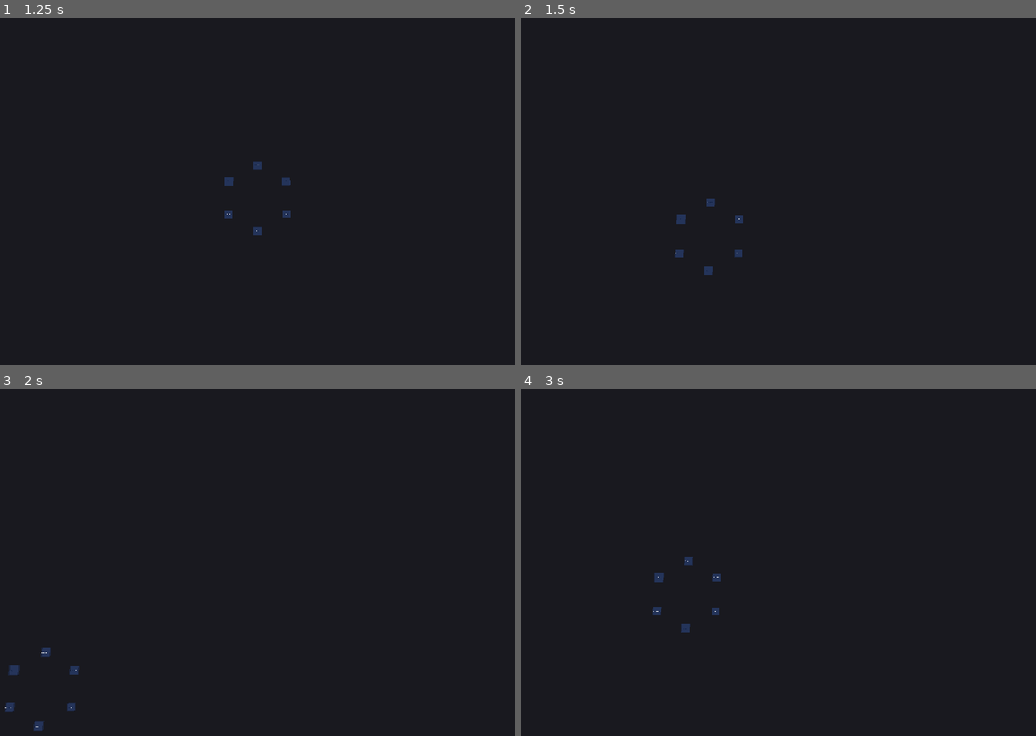
Above: before the commit, frames 1-4 (two rows, left to right).
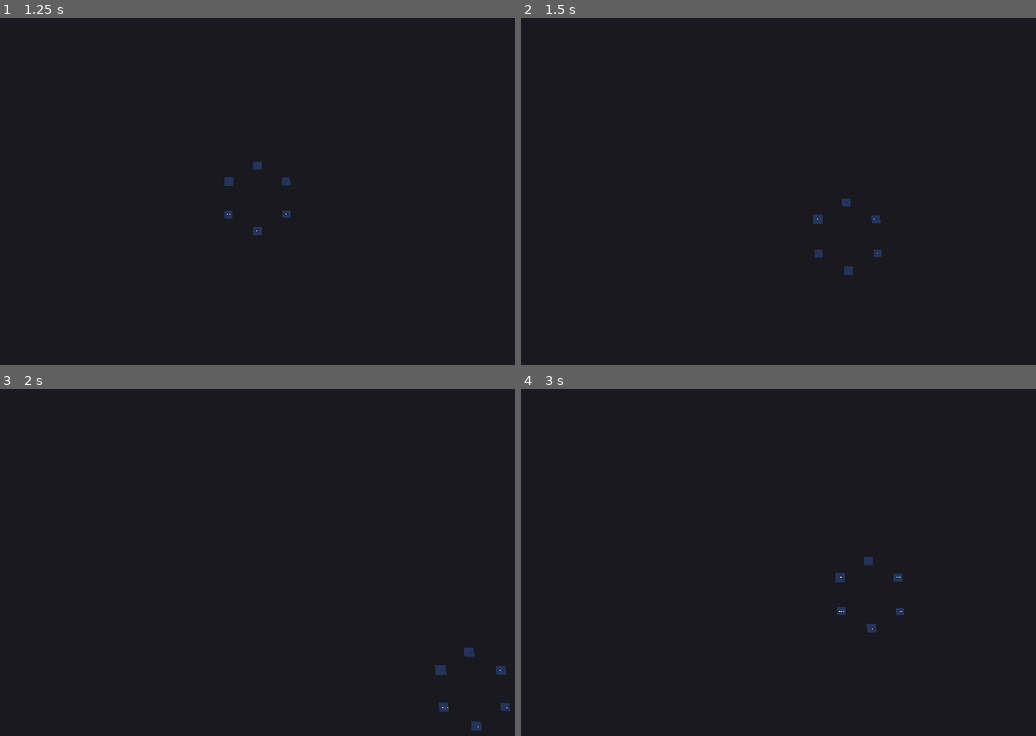
Above: after the commit, the same moments.

Repository: jsell-rh/test-code-vis
Game: Godot game, scene res://scenes/main.tscn
Two runs of this game, one before a commit and one after it. Both use one fixed random seed, a clock stepped at 60 frames per second and the inputs below.
Inputs (mouse positions are in pixels of both pictures, inside the frame that each line leads up to):
- Up to frame 1 (1.25 s): tap Enter at 0.5 s; move the mouse to (396, 177) at 0.52 s; click (396, 177) at 0.67 s
- Up to frame 2 (1.5 s): tap Space at 1.25 s; drag from (649, 215) to (747, 267) at 1.27 s
- Up to frame 3 (2 s): no input
- Up to frame 4 (3 s): tap Enter at 2 s; move the mouse to (840, 489) at 2.02 s; click (840, 489) at 2.17 s; tap Space at 2.75 s; drag from (747, 638) to (587, 513) at 2.77 s

Frame 1 is identical in both runs. In frame 2, 0.5% of the frame differs, in the area x 29-71%, y 52-75%; in frame 3, 0.6%, in the area x 0-100%, y 74-99%; in frame 4, 0.5%.

Commit message:
fix(task-024): correct pan direction to match Google Maps convention
The pan implementation had the X-axis sign inverted: dragging left was
moving the pivot left (scene moves right), opposite to Google Maps style.

Fix: negate the right-vector term so drag left → pivot moves right →
camera moves right → scene shifts left (same direction as drag).

Also adds sign-chain derivation comments to all direction/sign-convention
test functions as required by check-direction-test-derivations.sh.

Spec-Ref: specs/prototype/ux-polish.spec.md@7392ee4176c1f464f5e7c34a11077a5a93cb7e7f
Task-Ref: task-024
Co-Authored-By: Claude Sonnet 4.6 <noreply@anthropic.com>

Diff:
--- a/godot/scripts/camera_controller.gd
+++ b/godot/scripts/camera_controller.gd
@@ -150,8 +150,10 @@
 			basis.z.z
 		).normalized()
 		var pan_amount: float = pan_speed * (_distance * 0.05 + 1.0)
-		# Drag right → pivot moves right; drag up (negative delta.y) → pivot moves forward.
-		_target_pivot += right * delta.x * pan_amount
+		# Google Maps convention: drag moves scene in same direction as drag.
+		# Dragging right → scene moves right → camera/pivot move LEFT → subtract right·delta.x.
+		# Dragging up (delta.y < 0) → scene moves up → camera/pivot move forward → subtract backward·delta.y.
+		_target_pivot -= right * delta.x * pan_amount
 		_target_pivot -= backward * delta.y * pan_amount
 		# Apply immediately for responsive, proportional-to-drag feel (no latency on pan).
 		_pivot = _target_pivot
--- a/godot/tests/test_camera_controls.gd
+++ b/godot/tests/test_camera_controls.gd
@@ -95,6 +95,7 @@
 ## WHEN the user middle-mouse drags horizontally THEN the camera orbits —
 ## a horizontal drag must change the azimuth angle _phi.
 func test_orbit_horizontal_drag_changes_phi() -> bool:
+	# drag right → delta.x > 0 → _phi -= delta.x * orbit_speed → _phi decreases ✓
 	var cam = CameraScript.new()
 	var initial_phi: float = cam._phi
 
@@ -113,6 +114,7 @@
 
 ## WHEN the user middle-mouse drags vertically THEN the polar angle changes.
 func test_orbit_vertical_drag_changes_theta() -> bool:
+	# drag up → delta.y < 0 → _theta -= delta.y * orbit_speed → _theta increases → camera tilts toward horizon ✓
 	var cam = CameraScript.new()
 	var initial_theta: float = cam._theta
 
@@ -162,14 +164,17 @@
 
 
 ## [AND] the movement direction matches the drag direction (not inverted).
-## At phi = PI/2 the camera's local X axis aligns with world +X.
-## A right-ward drag (delta.x > 0) must shift the pivot in the +X direction.
+## Google Maps convention: "dragging left reveals content to the right" (spec).
+## At phi = PI/2 the camera is on the +Z side; its local X axis (basis.x) = world +X.
+## Drag LEFT (delta.x < 0):
+##   _target_pivot -= right * delta.x   → -= (+X) * (negative) → pivot.x increases
+##   → camera moves +X → scene shifts −X (left on screen, same direction as drag) ✓
 func test_pan_direction_not_inverted() -> bool:
 	var cam = CameraScript.new()
 	cam._theta = 0.15
 	cam._phi = PI / 2.0
 	cam._distance = 40.0
-	cam._update_transform()  # set global_transform.basis from spherical state
+	cam._update_transform()  # set transform.basis from spherical state
 
 	# Press LMB.
 	var press := InputEventMouseButton.new()
@@ -178,13 +183,14 @@
 	press.position = Vector2(100.0, 100.0)
 	cam._handle_button(press)
 
-	# Drag 50 pixels to the right.
-	var motion := InputEventMouseMotion.new()
-	motion.position = Vector2(150.0, 100.0)
-	cam._handle_motion(motion)
-
-	# At phi = PI/2, camera.basis.x = world +X.
-	# Non-inverted: right drag → pivot.x increases.
+	# Drag 50 pixels to the LEFT (position goes from 100 → 50, delta.x = -50).
+	var motion := InputEventMouseMotion.new()
+	motion.position = Vector2(50.0, 100.0)
+	cam._handle_motion(motion)
+
+	# drag left → delta.x < 0 → × right (+X at phi=PI/2) × minus sign → pivot.x increases
+	# → camera moves +X → scene shifts left (−X) ← drag direction is left ✓
+	# (dragging left → scene moves left → right-side content revealed, Google Maps style)
 	return cam._pivot.x > 0.0
 
 
@@ -330,6 +336,7 @@
 ## [THEN] the pan movement is smooth and proportional to drag speed.
 ## A larger drag delta must produce a proportionally larger pivot displacement.
 func test_pan_proportional_to_drag_speed() -> bool:
+	# larger |delta.x| → larger |right * delta.x * pan_amount| → larger |pivot displacement| ✓
 	var cam_slow = CameraScript.new()
 	var cam_fast = CameraScript.new()
 
--- a/godot/tests/test_dependency_rendering.gd
+++ b/godot/tests/test_dependency_rendering.gd
@@ -84,6 +84,7 @@
 ## AND the line's direction is visually indicated —
 ## a CylinderMesh with top_radius == 0 (arrowhead cone) must exist among the
 ## main node's children after _create_edge() runs.
+## source at (0,0,0) → target at (20,0,0) → edge direction = +X → cone tip (top_radius=0) points toward target ✓
 func test_direction_indicator_cone_created() -> bool:
 	var main_node: Node3D = MainScript.new()
 	main_node.build_from_graph(_make_fixture_internal())
@@ -100,7 +101,9 @@
 
 ## The direction cone must be positioned near the target end of the edge
 ## (within 2 units of to_pos = (20, 0, 0)) so that it marks the arrival point.
+## source_pos (0,0,0) → target_pos (20,0,0) → cone placed at target end → distance < 2.0 ✓
 func test_direction_cone_near_target() -> bool:
+	# source_pos (0,0,0) → target_pos (20,0,0) → cone placed at target end → distance < 2.0 ✓
 	var main_node: Node3D = MainScript.new()
 	main_node.build_from_graph(_make_fixture_internal())
 
Not shown, added: .hyperloop/checks/check-direction-test-derivations.sh
